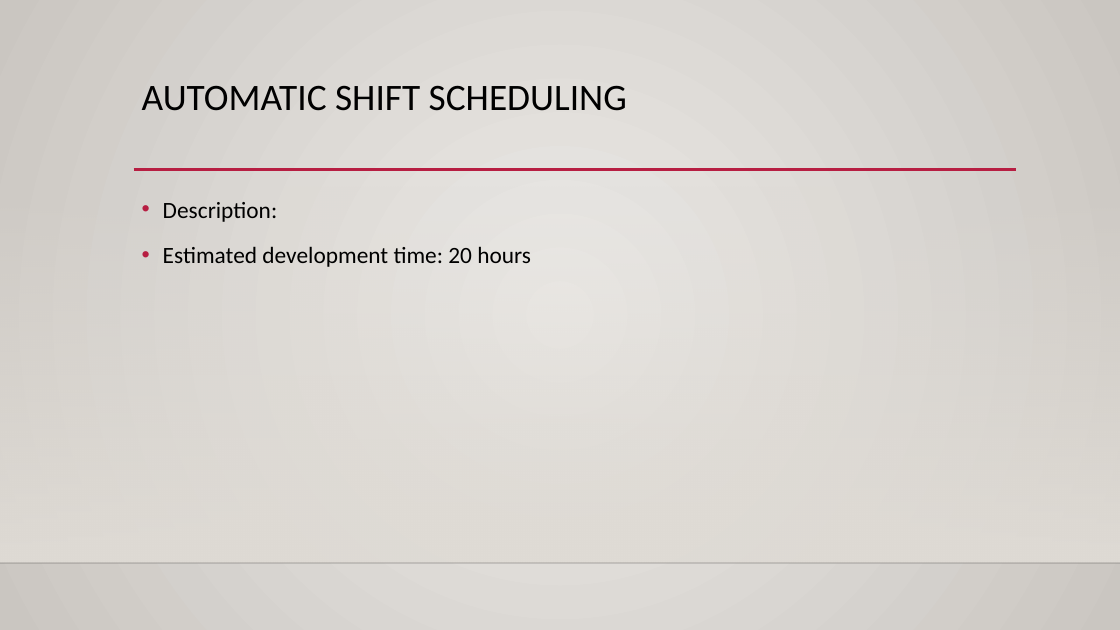
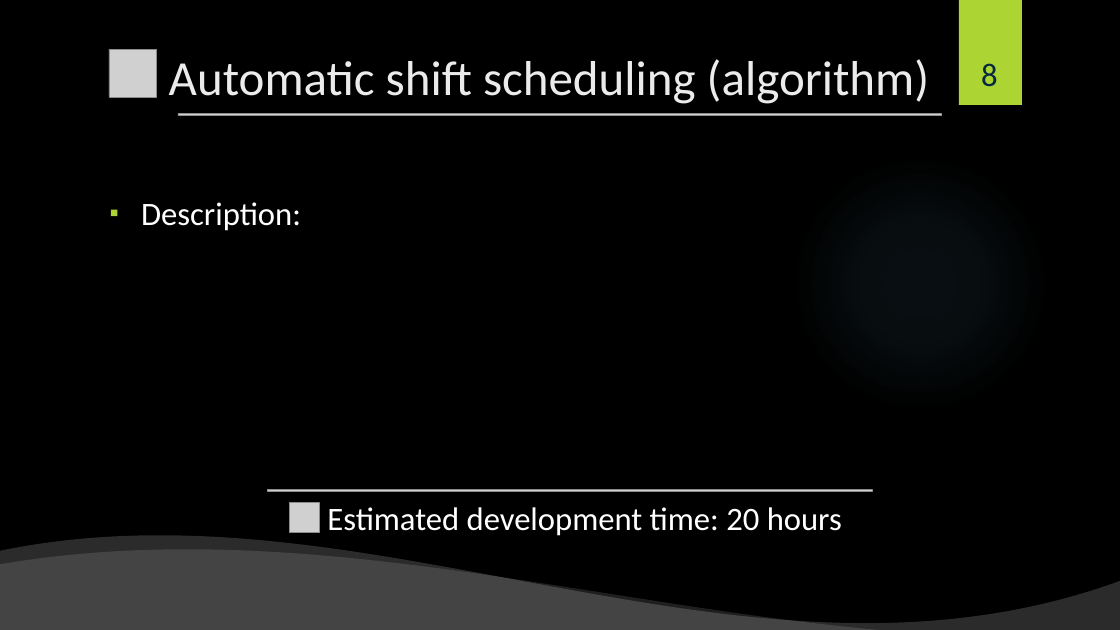
Before and after one commit to shiftlyapp/Shiftly, a slide deck: slide 8 of Backlog.pptx. Drawn at 1120x630 pixels with LibreOffice and Linux fonts; fonts in the diff are those of the drawing; grey boxes stand for pictures; background and template pictures are left out. Boxes give left, top, right and bottom in pixels: in the first picture for what was removed or moved away, otherwise in the second. Text is boxed around its words. In the diff, an @@ line names an element or a change of style, - is before the commit and + after.

```diff
--- a/Backlog.pptx
+++ b/Backlog.pptx
@@ background gradient #ECEAE7 to #CAC7C1 to picture (left out) @@
@@ rectangle added at [959, 0, 1022, 105], fill #ACD433 @@
@@ picture added at [109, 49, 157, 97] @@
@@ title at [169, 59, 929, 104]: text changed; size 32 to 42 pt; text colour #000000 to #EBEBEB @@
-AUTOMATIC SHIFT SCHEDULING
+Automatic shift scheduling (algorithm)
@@ page number added at [981, 63, 998, 86], 28 pt, text #072A40 @@
+8
@@ picture added at [178, 113, 942, 116] @@
@@ line removed from (134, 170) to (1017, 170) @@
@@ ellipse added at [791, 154, 1049, 413], fill gradient #7AC4F0 @@
@@ rectangle removed at [0, 186, 1120, 563] @@
@@ text "Description:": place and size @@
-text "Description:" at [163, 202, 531, 267]
+text "Description:" at [141, 202, 842, 536]
@@ text "Description:" at [141, 202, 842, 536]: size 20 to 28 pt, text colour #000000 to #FFFFFF; bullet • to ▪; line spacing 1.2 to 1; bullet colour #B71E42 to #ACD433; alignment left to centre; bullet • to none @@
@@ picture added at [267, 490, 872, 492] @@
@@ picture added at [290, 503, 320, 534] @@
@@ wave added at [0, 534, 1120, 630], fill #FFFFFF at 17% opacity @@
@@ line removed from (0, 563) to (1120, 563) @@
@@ wave added at [0, 548, 1120, 630], fill #FFFFFF at 12% opacity @@
```
Also in this commit, not shown: 24 other slides changed, 1 slide added, 2 slides removed.
